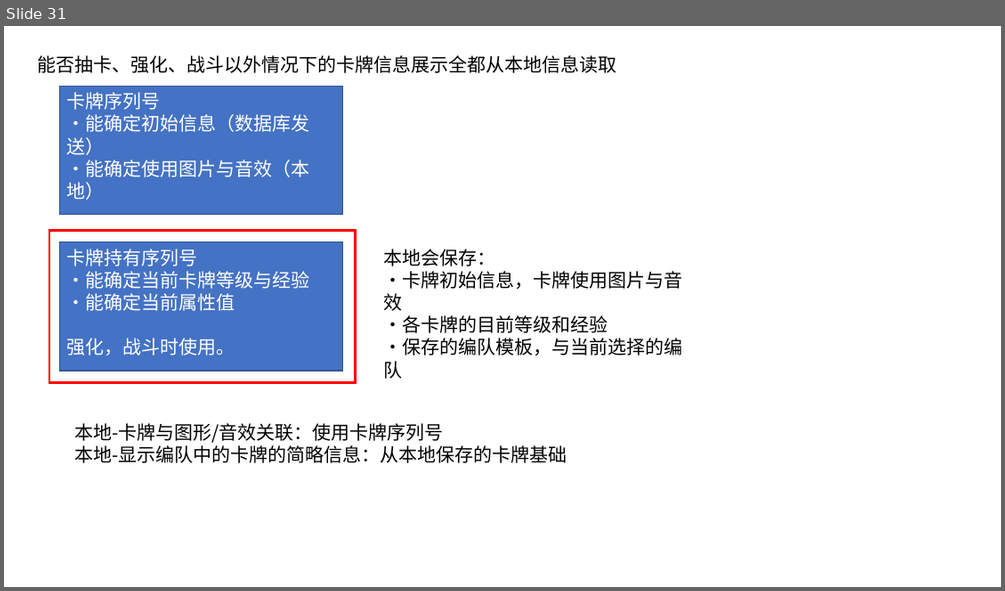
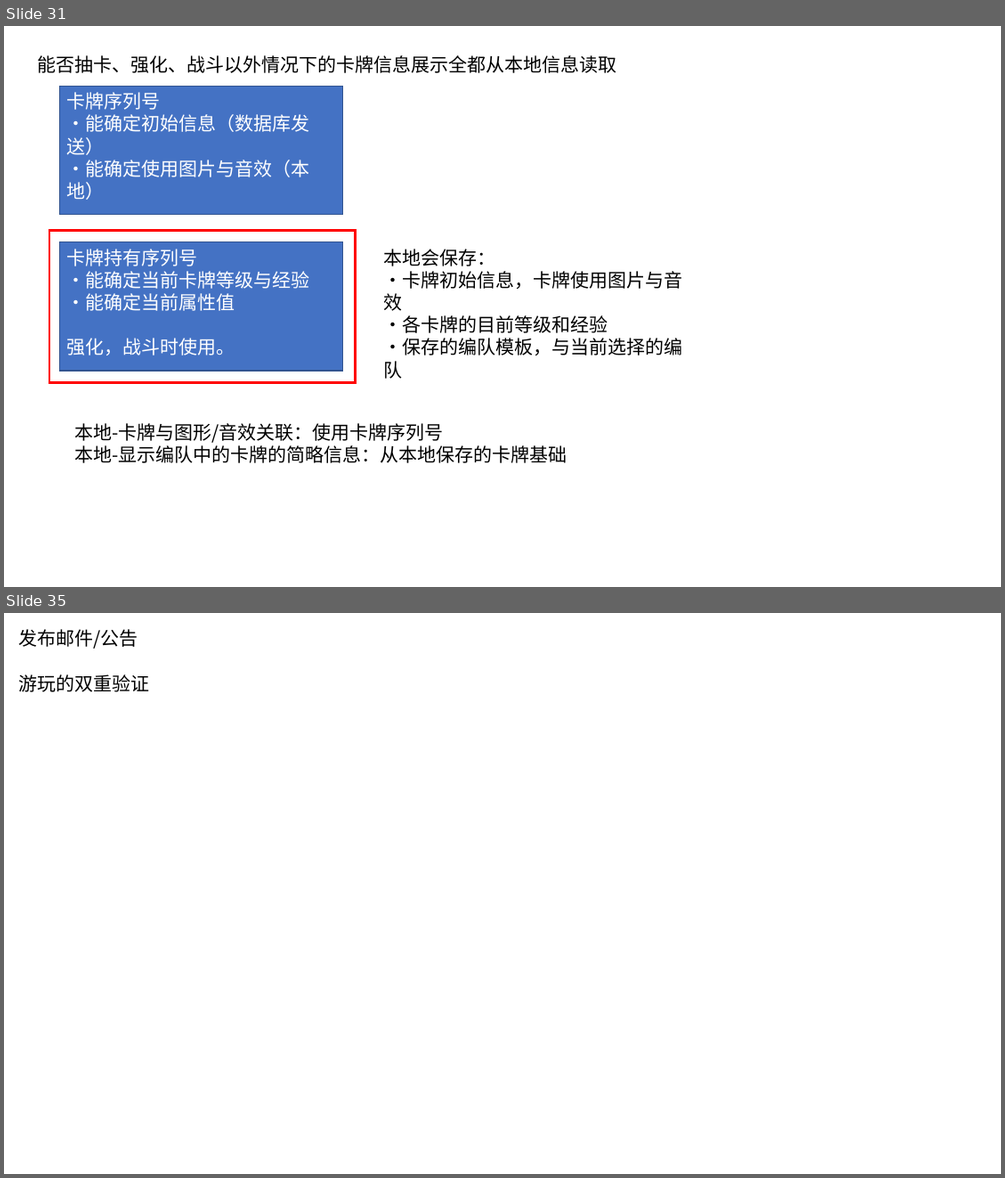
Before and after one commit to bluelaserpointer/CardGame, a slide deck: plan/抽卡手游.pptx. Shown one above the other, each under a label of ours: slide 31 before the commit, slides 31 and 35 after it; the slides between them are not shown. The pictures are 1005x591 and 1005x1178 pixels, drawn with LibreOffice and Linux fonts; fonts in the diff are those of the drawing. Boxes give left, top, right and bottom in pixels: in the first picture for what was removed or moved away, otherwise in the second. Text is boxed around its words. In the diff, an @@ line names an element or a change of style, - is before the commit and + after.

```diff
--- a/plan/抽卡手游.pptx
+++ b/plan/抽卡手游.pptx
@@ slide 35 added at <box>4,613,1001,1174</box>, background #FFFFFF @@
@@ text added at <box>18,629,149,692</box>, 18 pt, text #000000 @@
+发布邮件/公告
+游玩的双重验证
```
Also in this commit, not shown: 1 slide changed, 2 other slides added, 1 slide removed.
